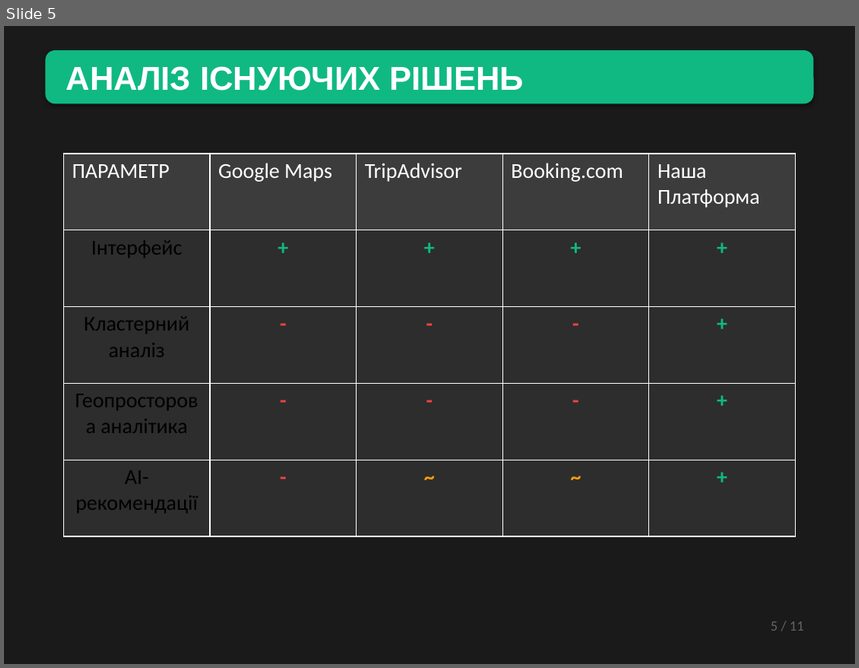
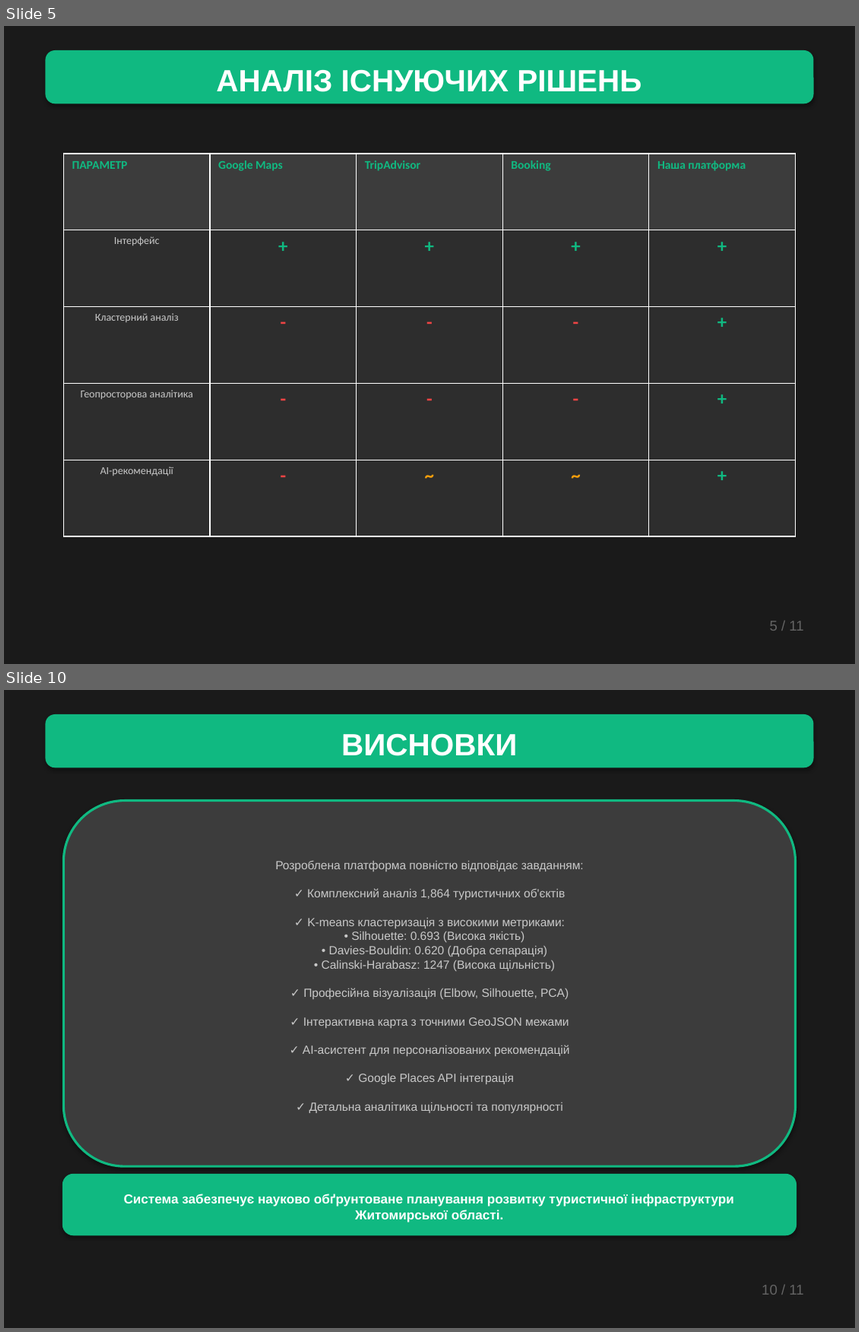
Before and after one commit to slipchuk062-netizen/site, a slide deck: Zhytomyr_Tourism_Presentation.pptx. Shown one above the other, each under a label of ours: slide 5 before the commit, slides 5 and 10 after it; the slides between them are not shown. The pictures are 859x668 and 859x1332 pixels, drawn with LibreOffice and Linux fonts; fonts in the diff are those of the drawing. Boxes give left, top, right and bottom in pixels: in the first picture for what was removed or moved away, otherwise in the second. Text is boxed around its words. In the diff, an @@ line names an element or a change of style, - is before the commit and + after.

```diff
--- a/Zhytomyr_Tourism_Presentation.pptx
+++ b/Zhytomyr_Tourism_Presentation.pptx
@@ slide 10 added at [4,690,855,1328], background #FFFFFF @@
@@ rectangle added at [4,690,855,1328], fill #1A1A1A @@
@@ rounded rectangle added at [47,716,813,767], fill #10B981, outline #10B981 2 pt, 26 pt, text #FFFFFF, bold @@
+ВИСНОВКИ
@@ rounded rectangle added at [63,801,796,1167], fill #3C3C3C, outline #10B981 2 pt, 10 pt, text #C8C8C8 @@
+Розроблена платформа повністю відповідає завданням:
+✓ Комплексний аналіз 1,864 туристичних об'єктів
+✓ K-means кластеризація з високими метриками:
+• Silhouette: 0.693 (Висока якість)
+• Davies-Bouldin: 0.620 (Добра сепарація)
+• Calinski-Harabasz: 1247 (Висока щільність)
+✓ Професійна візуалізація (Elbow, Silhouette, PCA)
+✓ Інтерактивна карта з точними GeoJSON межами
+✓ AI-асистент для персоналізованих рекомендацій
+✓ Google Places API інтеграція
+✓ Детальна аналітика щільності та популярності
@@ rounded rectangle added at [63,1175,796,1235], fill #10B981, outline #10B981 2 pt, 11 pt, text #FFFFFF, bold @@
+Система забезпечує науково обґрунтоване планування розвитку туристичної інфраструктури Житомирської області.
@@ text added at [762,1285,804,1295], 12 pt, text #646464 @@
+10 / 11
@@ slide 5 changed as well @@
@@ rounded rectangle "АНАЛІЗ ІСНУЮЧИХ РІШЕНЬ" at [47,52,813,103]: size 28 to 26 pt; alignment left to centre @@
@@ table at [63,154,796,537] @@
-row 1, column 4: Booking.com
+row 1, column 4: Booking
-row 1, column 5: Наша Платформа
+row 1, column 5: Наша платформа
@@ size 18 to 10 pt, text colour #FFFFFF to #10B981, bold on in "ПАРАМЕТР", "Google Maps", "TripAdvisor" @@
@@ size 18 to 9 pt, text colour #000000 to #C8C8C8 in "Інтерфейс", "Кластерний аналіз", "Геопросторова аналітика", "AI-рекомендації" @@
@@ size 18 to 16 pt in "+", "+", "+", "+" and 12 more places @@
@@ text "5 / 11" at [770,621,804,631]: font Calibri to Arial @@
```
Also in this commit, not shown: 4 other slides changed, 5 other slides added.
